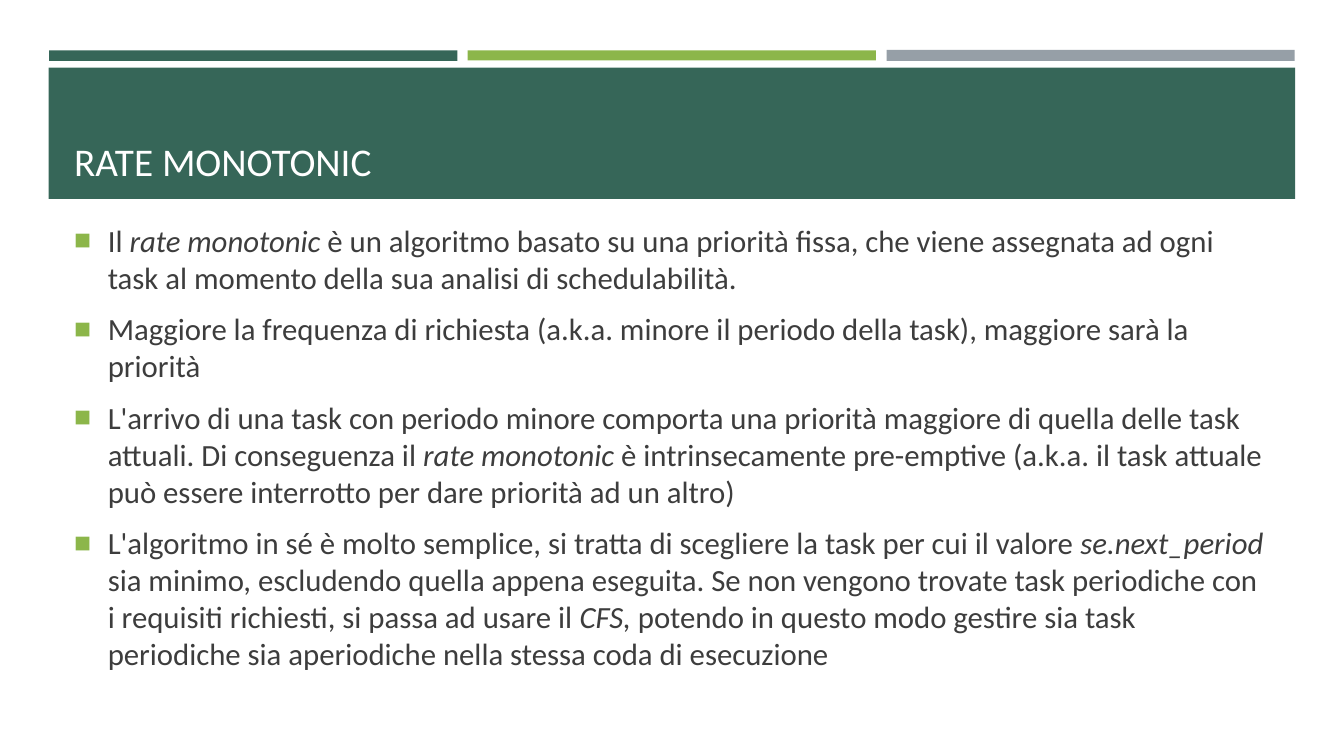
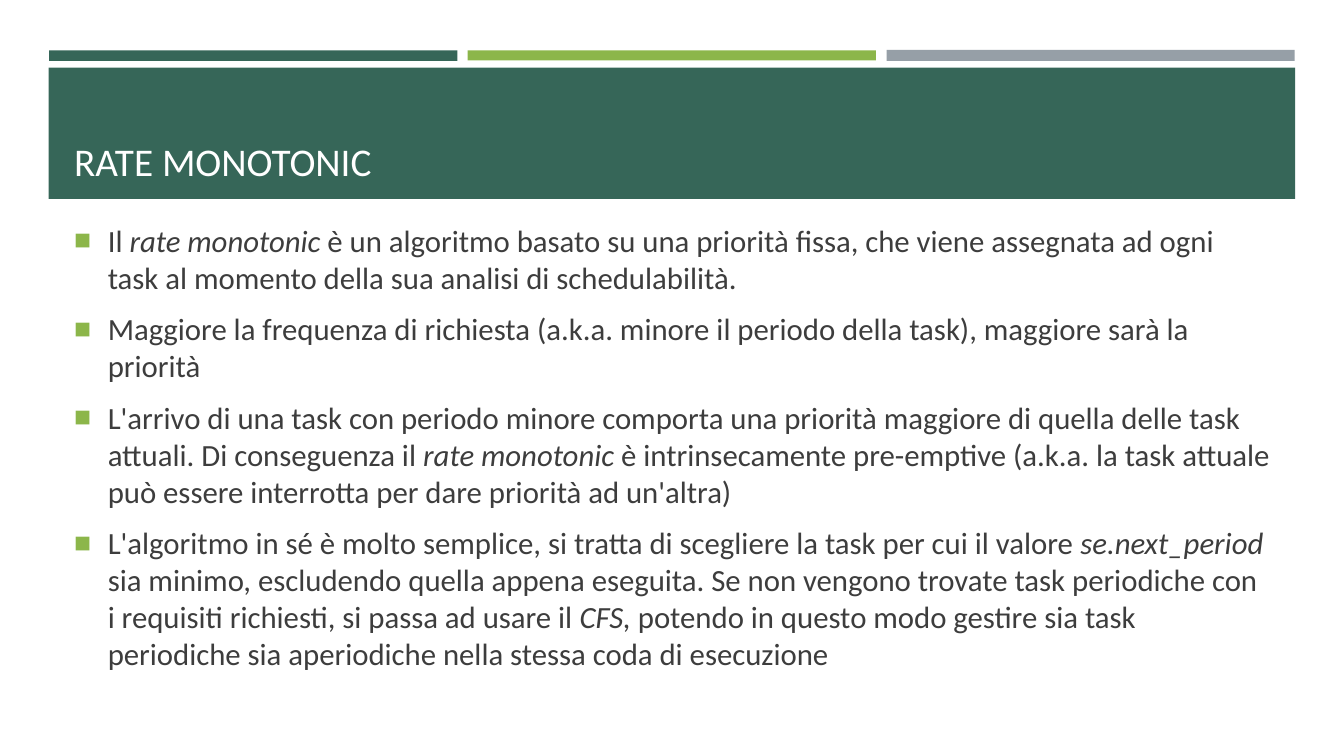
Before and after one commit to ProgrammazioneDiSistema2023-IA-ZZ/Group04, a slide deck: slide 14 of MentOS - Implementazione Scheduling Algorithms.pptx. Drawn at 1344x756 pixels with LibreOffice and Linux fonts; fonts in the diff are those of the drawing. Boxes give left, top, right and bottom in pixels: in the first picture for what was removed or moved away, otherwise in the second. Text is boxed around its words. In the diff, an @@ line names an element or a change of style, - is before the commit and + after.

```diff
--- a/MentOS - Implementazione Scheduling Algorithms.pptx
+++ b/MentOS - Implementazione Scheduling Algorithms.pptx
@@ text at bbox=[108, 407, 1269, 508]: text changed @@
-■ L'arrivo di una task con periodo minore comporta una priorità maggiore di quella delle task attuali. Di conseguenza il rate monotonic è intrinsecamente pre-emptive (a.k.a. il task attuale può essere interrotto per dare priorità ad un altro)
+■ L'arrivo di una task con periodo minore comporta una priorità maggiore di quella delle task attuali. Di conseguenza il rate monotonic è intrinsecamente pre-emptive (a.k.a. la task attuale può essere interrotta per dare priorità ad un'altra)
```
Also in this commit, not shown: 2 other slides changed, 6 other files.
